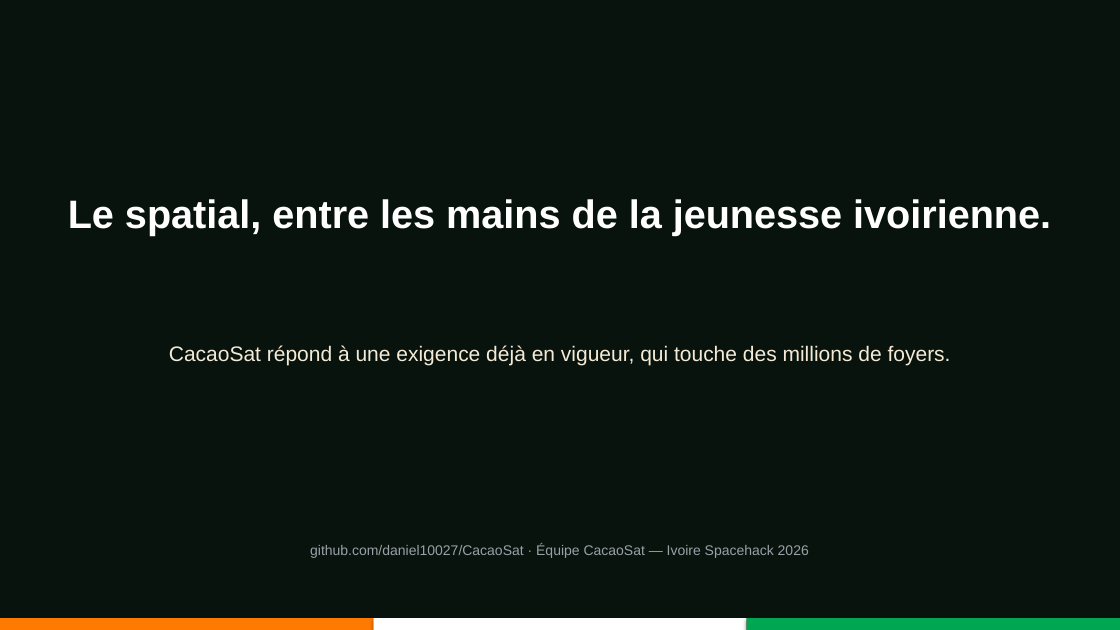
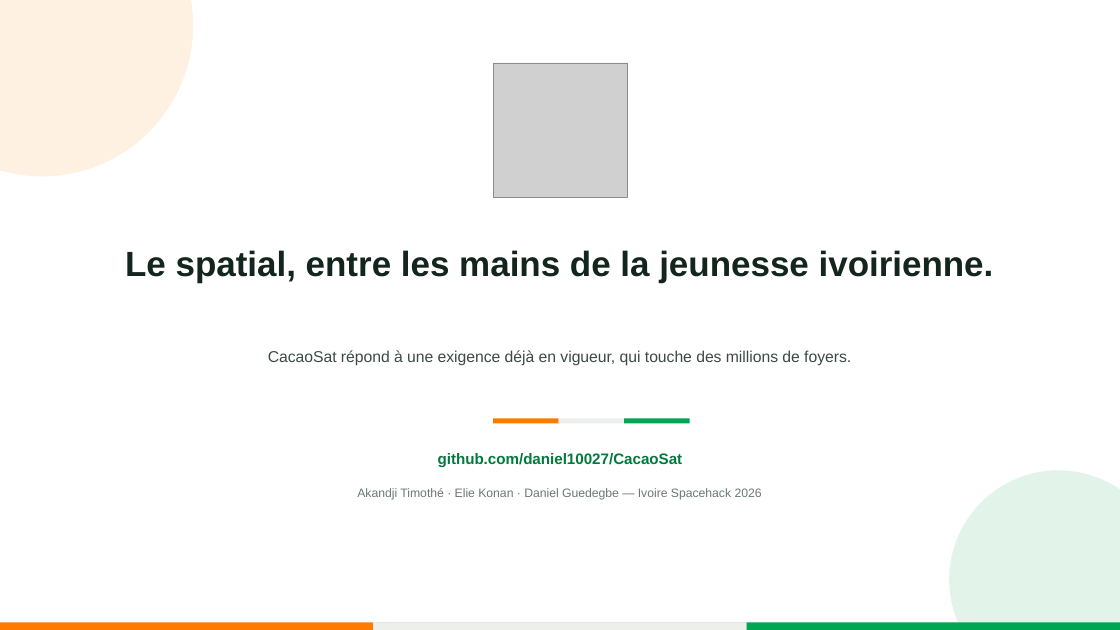
Before and after one commit to daniel10027/CacaoSat, a slide deck: slide 14 of pitch/CacaoSat-Pitch.pptx (slide 12 before the commit). Drawn at 1120x630 pixels with LibreOffice and Linux fonts; fonts in the diff are those of the drawing; grey boxes stand for pictures. Boxes give left, top, right and bottom in pixels: in the first picture for what was removed or moved away, otherwise in the second. Text is boxed around its words. In the diff, an @@ line names an element or a change of style, - is before the commit and + after.

```diff
--- a/pitch/CacaoSat-Pitch.pptx
+++ b/pitch/CacaoSat-Pitch.pptx
@@ background #08130E to #FFFFFF @@
@@ ellipse added at (0,0,193,176), fill #FFF1E1 @@
@@ picture added at (493,63,628,197) @@
@@ text "Le spatial, entre les mains ...": place and size @@
-text "Le spatial, entre les mains ..." at (68,199,1051,236)
+text "Le spatial, entre les mains ..." at (125,250,994,283)
@@ text "Le spatial, entre les mains ..." at (125,250,994,283): size 34 to 30 pt, text colour #FFFFFF to #13251C; line spacing 1 to 1.05 @@
@@ text "CacaoSat répond à une exigence ...": place and size @@
-text "CacaoSat répond à une exigence ..." at (169,345,951,365)
+text "CacaoSat répond à une exigence ..." at (268,350,851,366)
@@ text "CacaoSat répond à une exigence ..." at (268,350,851,366): size 18 to 13.5 pt, text colour #F4EAD5 to #3D4A43; line spacing 1 to 1.15 @@
@@ rectangle added at (493,418,559,423), fill #FF7A00 @@
@@ rectangle added at (559,418,624,423), fill #ECEFEA @@
@@ rectangle added at (624,418,690,423), fill #00A651 @@
@@ text at (438,453,683,467): text changed; size 12 to 13 pt; text colour #9AA0A6 to #007A3D; bold on @@
-github.com/daniel10027/CacaoSat · Équipe CacaoSat — Ivoire Spacehack 2026
+github.com/daniel10027/CacaoSat
@@ ellipse added at (949,471,1120,630), fill #E2F4E9 @@
@@ text added at (357,488,762,500), 10.5 pt, text #6B7A70 @@
+Akandji Timothé · Elie Konan · Daniel Guedegbe — Ivoire Spacehack 2026
@@ rectangle: place and size @@
-rectangle at (0,618,373,630)
+rectangle at (0,623,373,630)
@@ rectangle at (0,623,373,630): shadow off @@
@@ rectangle: place and size @@
-rectangle at (373,618,746,630)
+rectangle at (373,623,746,630)
@@ rectangle at (373,623,746,630): fill #FFFFFF to #ECEFEA; outline none to #E3E8E4 0.5 pt; shadow off @@
@@ rectangle at (747,623,1120,630): shadow off @@
@@ rectangle: place and size @@
-rectangle at (747,618,1120,630)
+rectangle at (747,623,1120,630)
```
Also in this commit, not shown: 5 other slides changed, 8 slides added, 6 slides removed, 18 other files.
